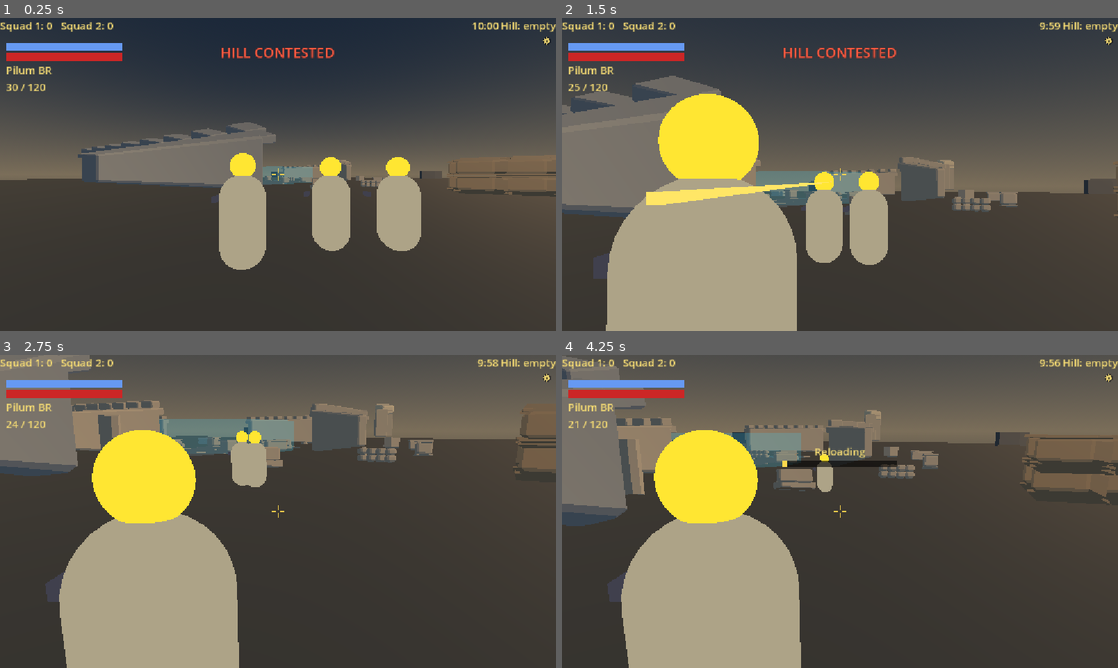
Above: before the commit, frames 1-4 (two rows, left to right).
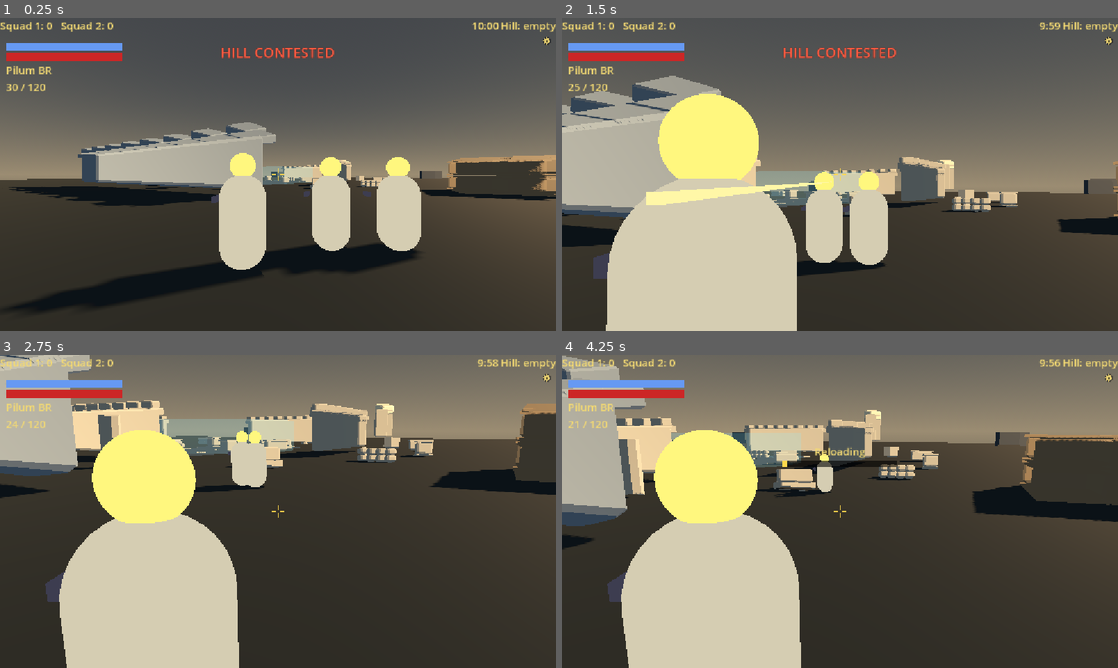
Above: after the commit, the same moments.

Repository: shibicb72-design/Project_Gladius
Game: Godot game, scene res://scenes/match/match.tscn
The game is run twice, just before and just after one commit, with the same random seed, the same clock (stepped at 60 frames per second) and the same inputs. This scene is started directly instead of the project's main scene.
Inputs (mouse positions are in pixels of both pictures, inside the frame that each line leads up to):
- Up to frame 1 (0.25 s): no input
- Up to frame 2 (1.5 s): move the mouse to (962, 158) at 0.52 s; hold D (move_right) 0.53-1.25 s; hold Right mouse button (aim) 0.53-1.25 s; click (962, 158) at 0.67 s; tap Space (jump) at 0.77 s; drag from (728, 190) to (812, 237) at 1.27 s
- Up to frame 3 (2.75 s): move the mouse to (333, 442) at 2.02 s; hold D (move_right) from 2.03 s (still down); tap Down (look_down) at 2.1 s
- Up to frame 4 (4.25 s): release D (move_right) at 2.75 s; drag from (812, 574) to (673, 464) at 2.77 s; move the mouse to (1006, 558) at 3.52 s; hold A (move_left) from 3.53 s (still down); tap Right (look_right) at 3.6 s; tap Space (jump) at 3.77 s; tap R (reload) at 4.15 s

The runs differ from the first frame. In frame 1, 62% of the frame differs, in the area x 0-100%, y 0-95%; in frame 2, 72%, in the area x 0-100%, y 0-100%; in frame 3, 47%; in frame 4, 52%.

Commit message:
feat: add preset driven dusk shadows and depth fog

Diff:
--- a/data/art_astra.json
+++ b/data/art_astra.json
@@ -97,6 +97,24 @@
 			1
 		]
 	},
+	"environment": {
+		"tonemap": "aces",
+		"fog_mode": "depth",
+		"fog_color": [
+			0.48,
+			0.46,
+			0.41,
+			1
+		],
+		"fog_density": 0.007,
+		"fog_sky_affect": 0.25,
+		"fog_depth_begin_m": 12,
+		"fog_depth_end_m": 90,
+		"fog_depth_curve": 1.2,
+		"shadow_mode": "orthogonal",
+		"shadow_max_distance_m": 48,
+		"light_angular_distance": 0
+	},
 	"performance": {
 		"draw_budget": 250,
 		"triangle_budget": 150000,
--- a/data/graphics_presets.json
+++ b/data/graphics_presets.json
@@ -5,12 +5,12 @@
 			"max_fps": 60,
 			"msaa_3d": 0,
 			"scale_3d": 1.0,
-			"art_shadows_enabled": false,
-			"art_fog_enabled": false,
+			"art_shadows_enabled": true,
+			"art_fog_enabled": true,
 			"art_glow_enabled": false
 		}
 	},
 	"_note": "TODO OQ-40: one preset and a 60 fps cap are placeholders, not design values. The 120 fps option is not exposed.",
 	"_placeholder": true,
-	"_todo": "OQ-40"
+	"_todo": "OQ-40; OQ-ART-ASTRA: hard sun shadows and depth fog trial on, glow off; art_astra.json contains placeholder proxy budgets and shadow settings."
 }
--- a/scripts/visual/greybox_art.gd
+++ b/scripts/visual/greybox_art.gd
@@ -52,6 +52,7 @@
 
 func _apply_environment(world: WorldEnvironment) -> void:
 	var cfg: Dictionary = config()["environment"]
+	var astra: Dictionary = LowpolyKit.config()["environment"]
 	var preset := GraphicsPresets.new().get_preset()
 	var env := Environment.new()
 	var sky_material := ProceduralSkyMaterial.new()
@@ -68,10 +69,17 @@
 	env.ambient_light_source = Environment.AMBIENT_SOURCE_COLOR
 	env.ambient_light_color = color_value(cfg["ambient_color"])
 	env.ambient_light_energy = float(cfg["ambient_energy"])
-	env.tonemap_mode = Environment.TONE_MAPPER_LINEAR
+	env.tonemap_mode = Environment.TONE_MAPPER_ACES if astra["tonemap"] == "aces" else Environment.TONE_MAPPER_FILMIC
 	env.tonemap_exposure = float(cfg["tonemap_exposure"])
 	env.glow_enabled = bool(preset["art_glow_enabled"])
 	env.fog_enabled = bool(preset["art_fog_enabled"])
+	env.fog_mode = Environment.FOG_MODE_DEPTH if astra["fog_mode"] == "depth" else Environment.FOG_MODE_EXPONENTIAL
+	env.fog_light_color = color_value(astra["fog_color"])
+	env.fog_density = float(astra["fog_density"])
+	env.fog_sky_affect = float(astra["fog_sky_affect"])
+	env.fog_depth_begin = float(astra["fog_depth_begin_m"])
+	env.fog_depth_end = float(astra["fog_depth_end_m"])
+	env.fog_depth_curve = float(astra["fog_depth_curve"])
 	world.environment = env
 	var sun := world.get_parent().get_node("Light") as DirectionalLight3D
 	sun.light_color = color_value(cfg["sun_color"])
@@ -79,3 +87,6 @@
 	var angles: Array = cfg["sun_rotation_degrees"]
 	sun.rotation_degrees = Vector3(angles[0], angles[1], angles[2])
 	sun.shadow_enabled = bool(preset["art_shadows_enabled"])
+	sun.directional_shadow_mode = DirectionalLight3D.SHADOW_ORTHOGONAL if astra["shadow_mode"] == "orthogonal" else DirectionalLight3D.SHADOW_PARALLEL_2_SPLITS
+	sun.directional_shadow_max_distance = float(astra["shadow_max_distance_m"])
+	sun.light_angular_distance = float(astra["light_angular_distance"])
--- /dev/null
+++ b/tests/test_astra_lighting.gd
@@ -0,0 +1,35 @@
+extends "res://tests/test_case.gd"
+
+func _shadow_lights(node: Node) -> Array[Light3D]:
+	var lights: Array[Light3D] = []
+	if node is Light3D and node.shadow_enabled:
+		lights.append(node)
+	for child in node.get_children():
+		lights.append_array(_shadow_lights(child))
+	return lights
+
+func test_mobile_lighting_depth_fog_and_one_hard_sun() -> void:
+	var tree: SceneTree = Engine.get_main_loop()
+	var match_scene: MatchRoot = load("res://scenes/match/match.tscn").instantiate()
+	match_scene.auto_start = false
+	tree.root.add_child(match_scene)
+	var env: Environment = match_scene.get_node("WorldEnvironment").environment
+	var cfg: Dictionary = LowpolyKit.config()["environment"]
+	var preset := GraphicsPresets.new().get_preset()
+	assert_eq(env.fog_enabled, bool(preset["art_fog_enabled"]), "fog preset")
+	assert_eq(env.glow_enabled, bool(preset["art_glow_enabled"]), "glow preset")
+	assert_eq(env.fog_mode, Environment.FOG_MODE_DEPTH, "explicit nonvolumetric depth fog")
+	assert_eq(env.fog_light_color, GreyboxArt.color_value(cfg["fog_color"]), "fog color from data")
+	assert_true(is_equal_approx(env.fog_density, float(cfg["fog_density"])), "fog density from data")
+	assert_eq(env.tonemap_mode, Environment.TONE_MAPPER_ACES, "ACES placeholder")
+	assert_true(not env.ssao_enabled and not env.ssil_enabled and not env.ssr_enabled and not env.sdfgi_enabled and not env.volumetric_fog_enabled, "advanced effects disabled")
+	var lights := _shadow_lights(match_scene)
+	assert_eq(lights.size(), 1, "one shadow light")
+	if lights.size() == 1:
+		assert_true(lights[0] is DirectionalLight3D, "directional sun only")
+		var sun := lights[0] as DirectionalLight3D
+		assert_eq(sun.directional_shadow_mode, DirectionalLight3D.SHADOW_ORTHOGONAL, "single shadow split")
+		assert_true(sun.directional_shadow_max_distance <= 60 and sun.light_angular_distance == 0, "bounded hard shadows")
+		assert_eq(sun.directional_shadow_max_distance, float(cfg["shadow_max_distance_m"]), "shadow distance from data")
+	assert_eq(ProjectSettings.get_setting("rendering/renderer/rendering_method"), "mobile", "Mobile stays")
+	match_scene.free()
--- a/tests/test_greybox_art.gd
+++ b/tests/test_greybox_art.gd
@@ -25,10 +25,10 @@
 	assert_eq(world.environment.background_mode, Environment.BG_SKY, "procedural sky overrides magenta diagnostic")
 	assert_true(world.environment.sky.sky_material is ProceduralSkyMaterial, "no sky asset dependency")
 	assert_eq(world.environment.ambient_light_source, Environment.AMBIENT_SOURCE_COLOR, "explicit colour fill")
-	assert_true(not world.environment.glow_enabled and not world.environment.fog_enabled, "default cost toggles off")
+	assert_true(world.environment.glow_enabled == bool(GraphicsPresets.new().get_preset()["art_glow_enabled"]) and world.environment.fog_enabled == bool(GraphicsPresets.new().get_preset()["art_fog_enabled"]), "cost toggles follow preset")
 	assert_true(not world.environment.ssao_enabled and not world.environment.ssil_enabled and not world.environment.sdfgi_enabled
 			and not world.environment.ssr_enabled and not world.environment.volumetric_fog_enabled, "no advanced renderer dependency")
-	assert_true(not (match_scene.get_node("Light") as DirectionalLight3D).shadow_enabled, "default shadows off")
+	assert_eq((match_scene.get_node("Light") as DirectionalLight3D).shadow_enabled, bool(GraphicsPresets.new().get_preset()["art_shadows_enabled"]), "shadows follow preset")
 	match_scene.free()
 
 
Not shown, added: tests/test_astra_lighting.gd.uid
Not shown, changed: docs/OPEN_QUESTIONS.md
